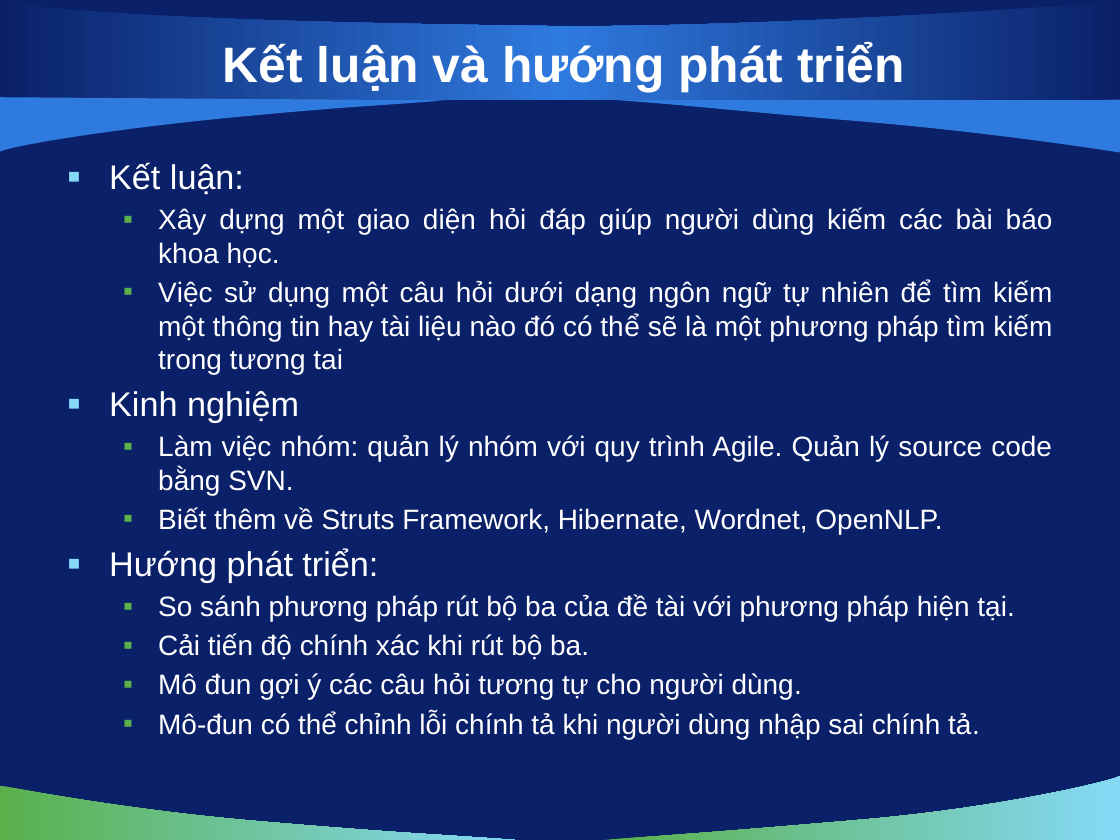
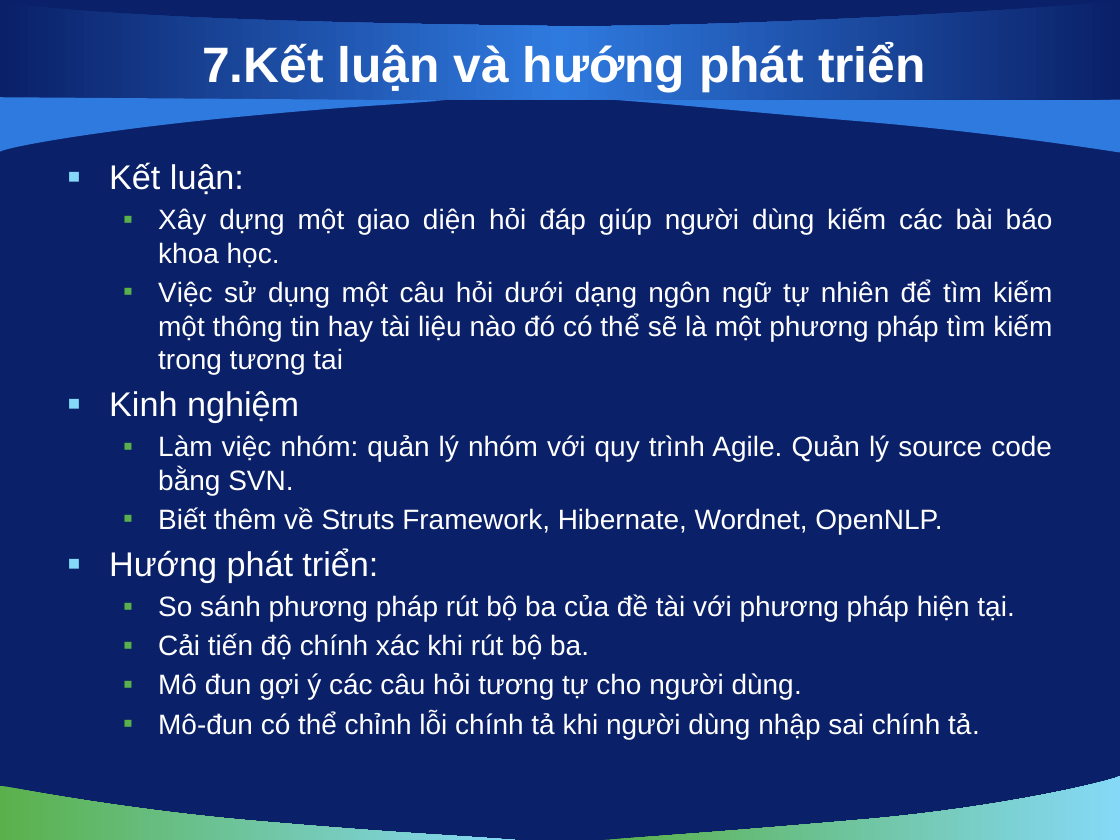
Before and after one commit to vuaviet/filnalproject, a slide deck: slide 21 of De Cuong/bao cao luan van/slide 1.0.pptx. Drawn at 1120x840 pixels with LibreOffice and Linux fonts; fonts in the diff are those of the drawing; background and template pictures are left out. Boxes give left, top, right and bottom in pixels: in the first picture for what was removed or moved away, otherwise in the second. Text is boxed around its words. In the diff, an @@ line names an element or a change of style, - is before the commit and + after.

```diff
--- a/De Cuong/bao cao luan van/slide 1.0.pptx
+++ b/De Cuong/bao cao luan van/slide 1.0.pptx
@@ title at bbox=[202, 42, 926, 92]: text changed @@
-Kết luận và hướng phát triển
+7.Kết luận và hướng phát triển
```
Also in this commit, not shown: 19 other slides changed.
